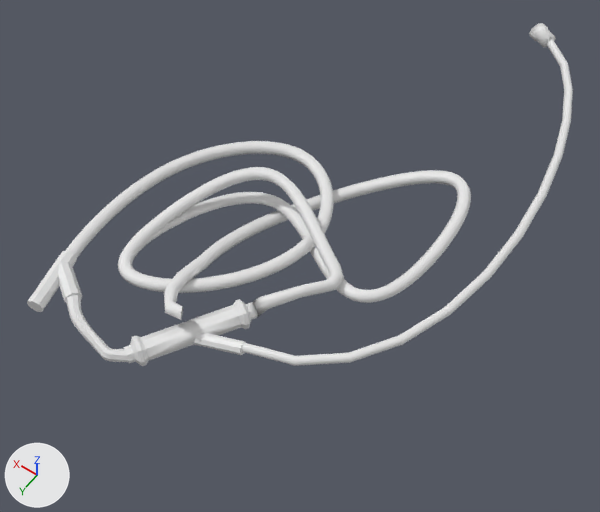
The FBX model Assets/3D_Resources/Models/Herramientas Medicas/inyector cuerda.fbx, before and after one commit.
Both versions are drawn from a 50 mm lens placed at (-1.25, 0.01, 2.89), pointed at (0.1, -1.87, -0.06). Arrows for +X, +Y and +Z are at lower left; the lights stay in place. Where no turn or scale is listed for an object, it has been applied to the vertices.
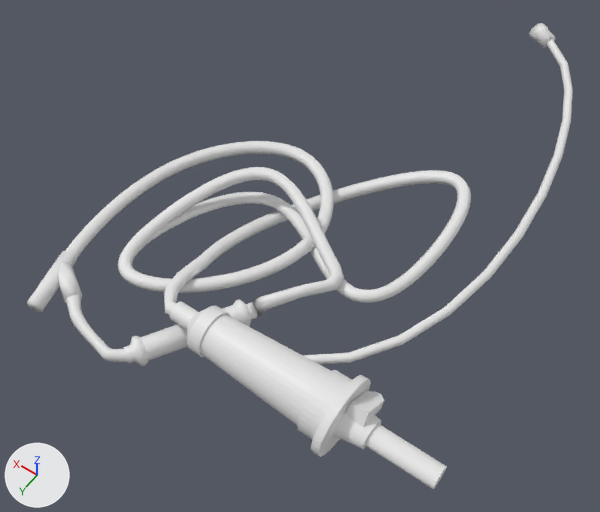
Location of each change, (x1, y1, x2, y2) in pixels of the pictures (600 x 512 px):
'Cylinder', added
    after: (200, 315, 331, 426)
'Cylinder.002', added
    after: (297, 370, 447, 489)
'Cylinder.005', added
    after: (170, 301, 231, 357)
'Cube', added
    after: (346, 391, 384, 428)

Diff of the bpy script that builds the scene:
```diff
--- a/Assets/3D_Resources/Models/Herramientas Medicas/inyector cuerda.fbx.py
+++ b/Assets/3D_Resources/Models/Herramientas Medicas/inyector cuerda.fbx.py
@@ me_cylinder_006 @@
+me_cylinder_006.from_pydata(...)  # 448 vertices, 387 faces; spans x -0.969..-0.419, y -0.169..0.169, z -0.132..0.127
@@ me_cylinder @@
+me_cylinder.from_pydata(...)  # 64 vertices, 32 faces; spans x -0.462..0.023, y -0.118..0.118, z -0.12..0.116
@@ me_cube_001 @@
+me_cube_001.from_pydata(...)  # 22 vertices, 17 faces; spans x -0.04..0.039, y -0.134..0.046, z -0.085..0.048
@@ me_cylinder_007 @@
+me_cylinder_007.from_pydata(...)  # 224 vertices, 192 faces; spans x 0.022..0.217, y -0.098..0.098, z -0.098..0.098
@@ ob_cylinder_002 @@
+ob_cylinder_002 = bpy.data.objects.new('Cylinder.002', me_cylinder_006)
+ob_cylinder_002.location = (0.005, -1.212, 0.179)
@@ ob_cylinder @@
+ob_cylinder = bpy.data.objects.new('Cylinder', me_cylinder)
+ob_cylinder.location = (0.005, -1.212, 0.179)
@@ ob_cube @@
+ob_cube = bpy.data.objects.new('Cube', me_cube_001)
+ob_cube.location = (-0.619, -1.238, 0.227)
@@ ob_cylinder_005 @@
+ob_cylinder_005 = bpy.data.objects.new('Cylinder.005', me_cylinder_007)
+ob_cylinder_005.location = (0.005, -1.212, 0.179)
```
